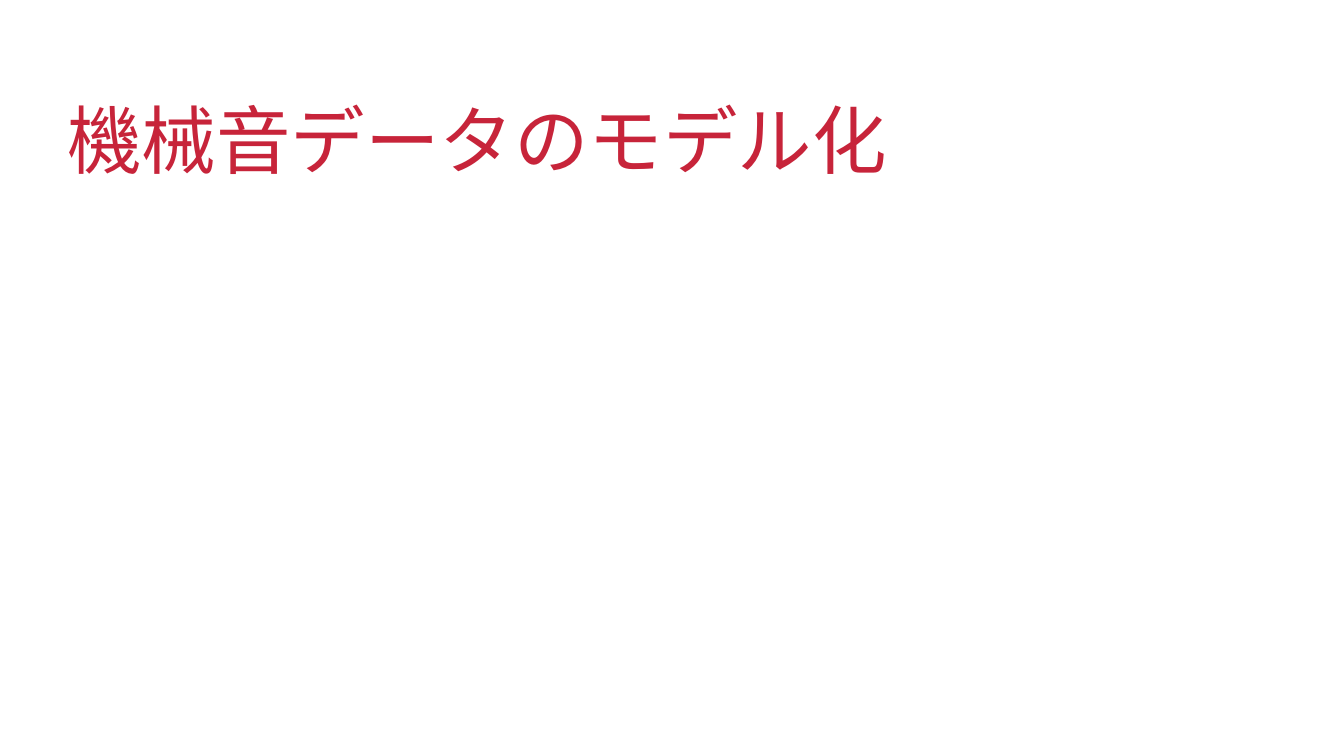
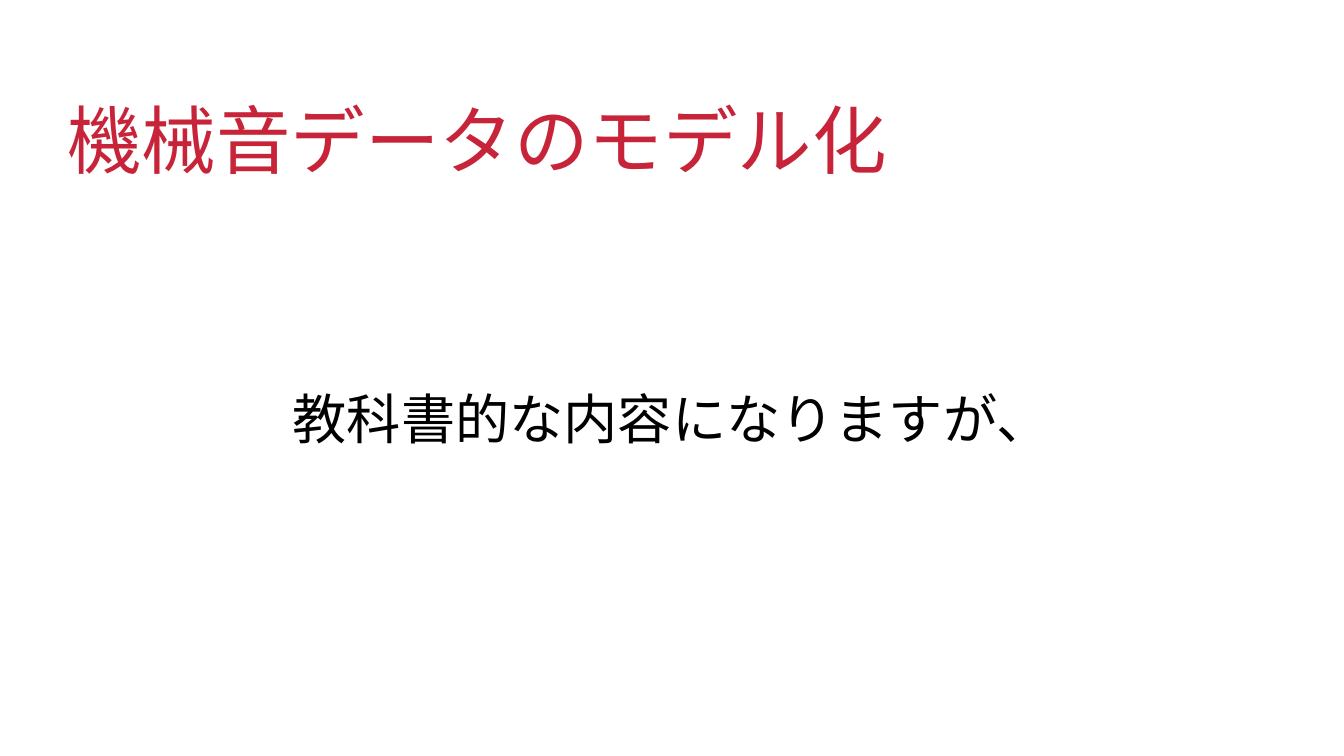
Before and after one commit to ducksfrogs/AIQuest, a slide deck: slide 6 of second_term/docs/tukareta.odp. Drawn at 1344x756 pixels with LibreOffice and Linux fonts; fonts in the diff are those of the drawing; background and template pictures are left out. Boxes give left, top, right and bottom in pixels: in the first picture for what was removed or moved away, otherwise in the second. Text is boxed around its words. In the diff, an @@ line names an element or a change of style, - is before the commit and + after.

```diff
--- a/second_term/docs/tukareta.odp
+++ b/second_term/docs/tukareta.odp
@@ text added at (293, 393, 1051, 444), 32 pt, text #000000 @@
+教科書的な内容になりますが、
```
Also in this commit, not shown: 1 other file.
